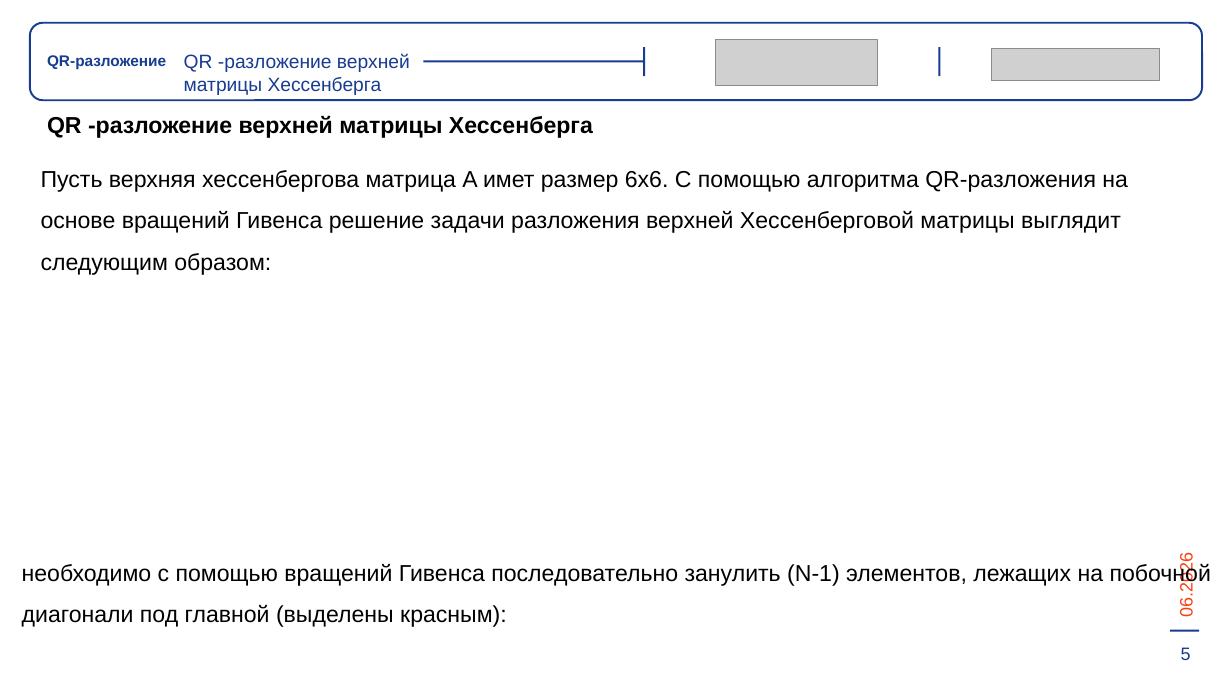
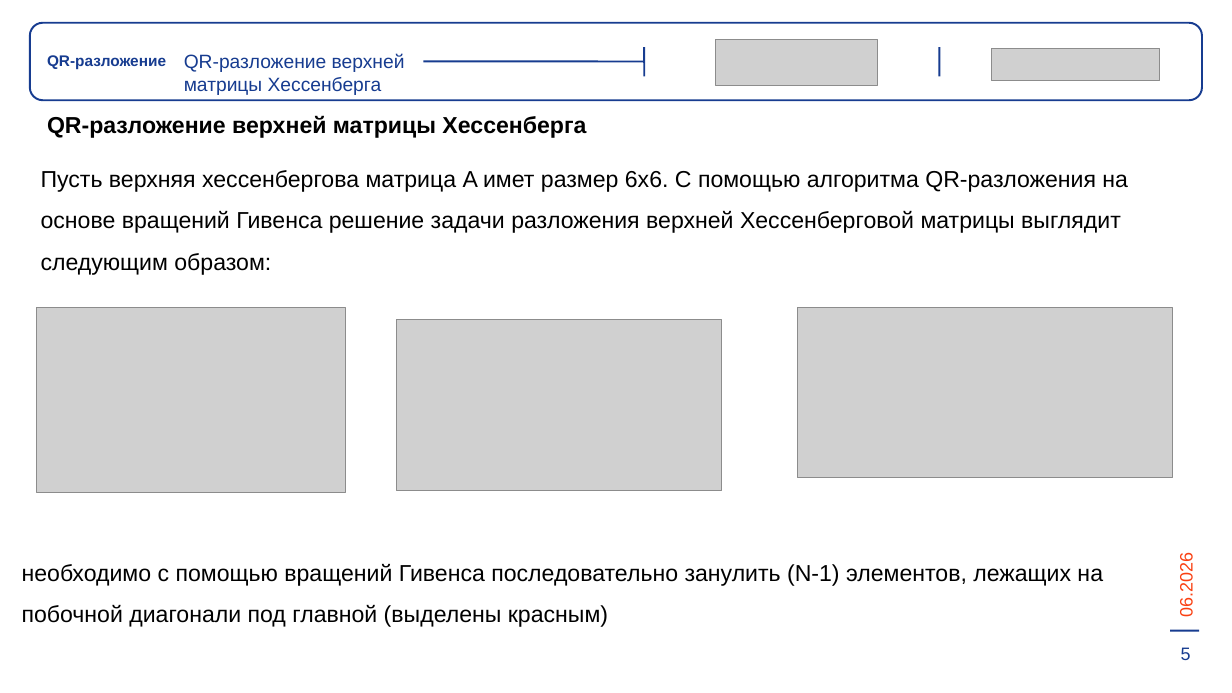
Before and after one commit to wellcome2AD/QR-decomposition, a slide deck: slide 15 of отчётность/диплом.pptx (slide 16 before the commit). Drawn at 1232x693 pixels with LibreOffice and Linux fonts; fonts in the diff are those of the drawing; grey boxes stand for pictures. Boxes give left, top, right and bottom in pixels: in the first picture for what was removed or moved away, otherwise in the second. Text is boxed around its words. In the diff, an @@ line names an element or a change of style, - is before the commit and + after.

```diff
--- a/отчётность/диплом.pptx
+++ b/отчётность/диплом.pptx
@@ text at bbox=[184, 53, 405, 95]: spaces changed @@
-QR -разложение верхней матрицы Хессенберга
+QR-разложение верхней матрицы Хессенберга
@@ text at bbox=[47, 115, 586, 138]: spaces changed @@
-QR -разложение верхней матрицы Хессенберга
+QR-разложение верхней матрицы Хессенберга
@@ picture added at bbox=[36, 308, 346, 493] @@
@@ picture added at bbox=[396, 320, 722, 491] @@
@@ picture added at bbox=[798, 308, 1173, 478] @@
@@ text at bbox=[22, 564, 1103, 627]: text changed @@
-необходимо с помощью вращений Гивенса последовательно занулить (N-1) элементов, лежащих на побочной диагонали под главной (выделены красным):
+необходимо с помощью вращений Гивенса последовательно занулить (N-1) элементов, лежащих на побочной диагонали под главной (выделены красным)
```
Also in this commit, not shown: 1 other slide changed, 2 slides added, 2 slides removed, 4 other files.
